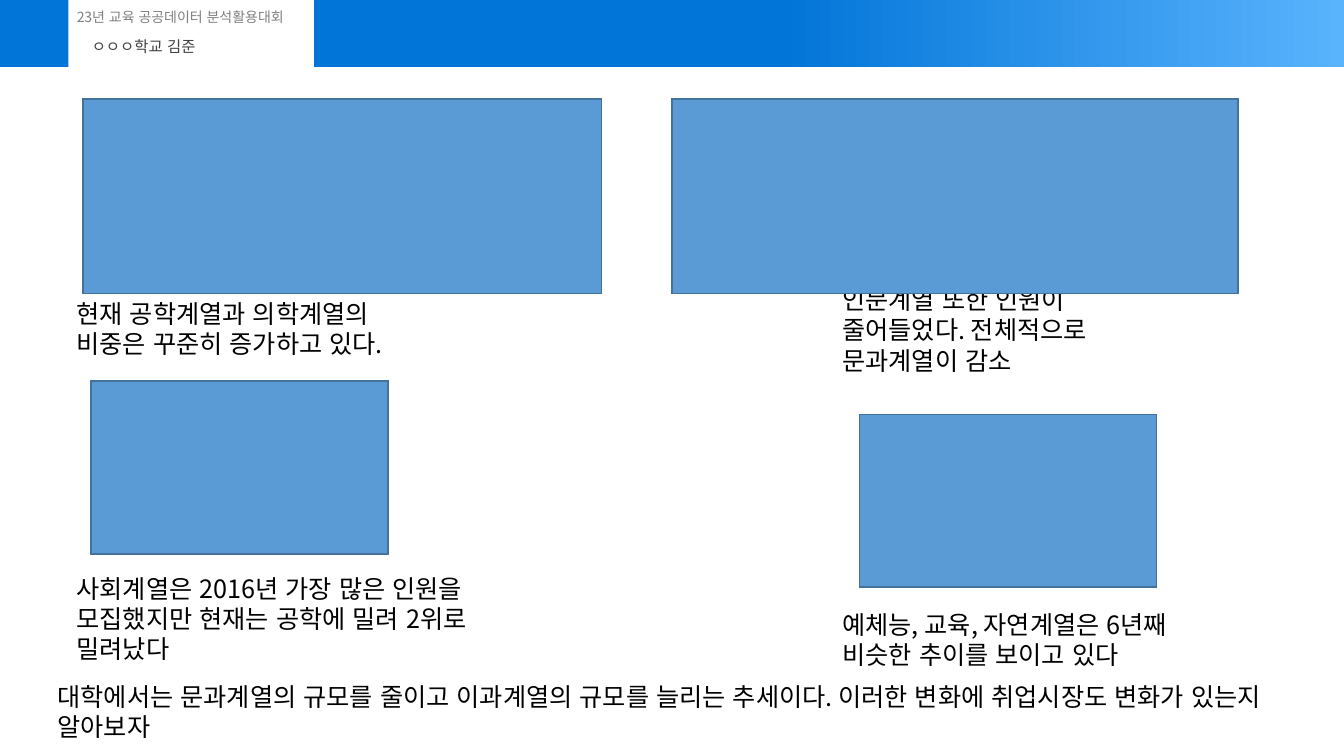
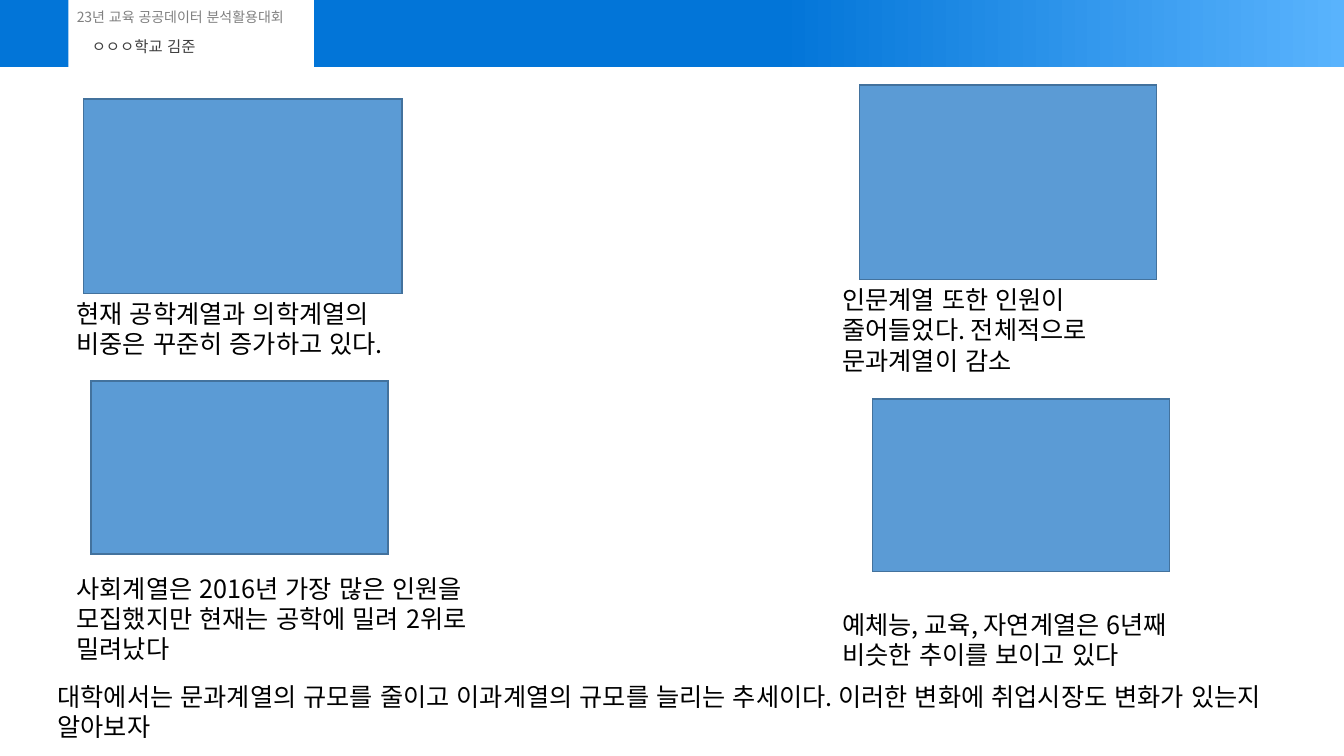
Before and after one commit to joon-11/23_dataAnalisysContestProject, a slide deck: slide 5 of submit (3).pptx. Drawn at 1344x756 pixels with LibreOffice and Linux fonts; fonts in the diff are those of the drawing. Boxes give left, top, right and bottom in pixels: in the first picture for what was removed or moved away, otherwise in the second. Text is boxed around its words. In the diff, an @@ line names an element or a change of style, - is before the commit and + after.

```diff
--- a/submit (3).pptx
+++ b/submit (3).pptx
@@ rectangle: place and size @@
-rectangle at [673,99,1238,293]
+rectangle at [860,85,1157,279]
@@ rectangle: place and size @@
-rectangle at [84,99,602,293]
+rectangle at [84,99,402,293]
@@ rectangle: place and size @@
-rectangle at [860,414,1157,587]
+rectangle at [872,399,1170,572]
```
Also in this commit, not shown: 7 other slides changed, 2 slides added.
